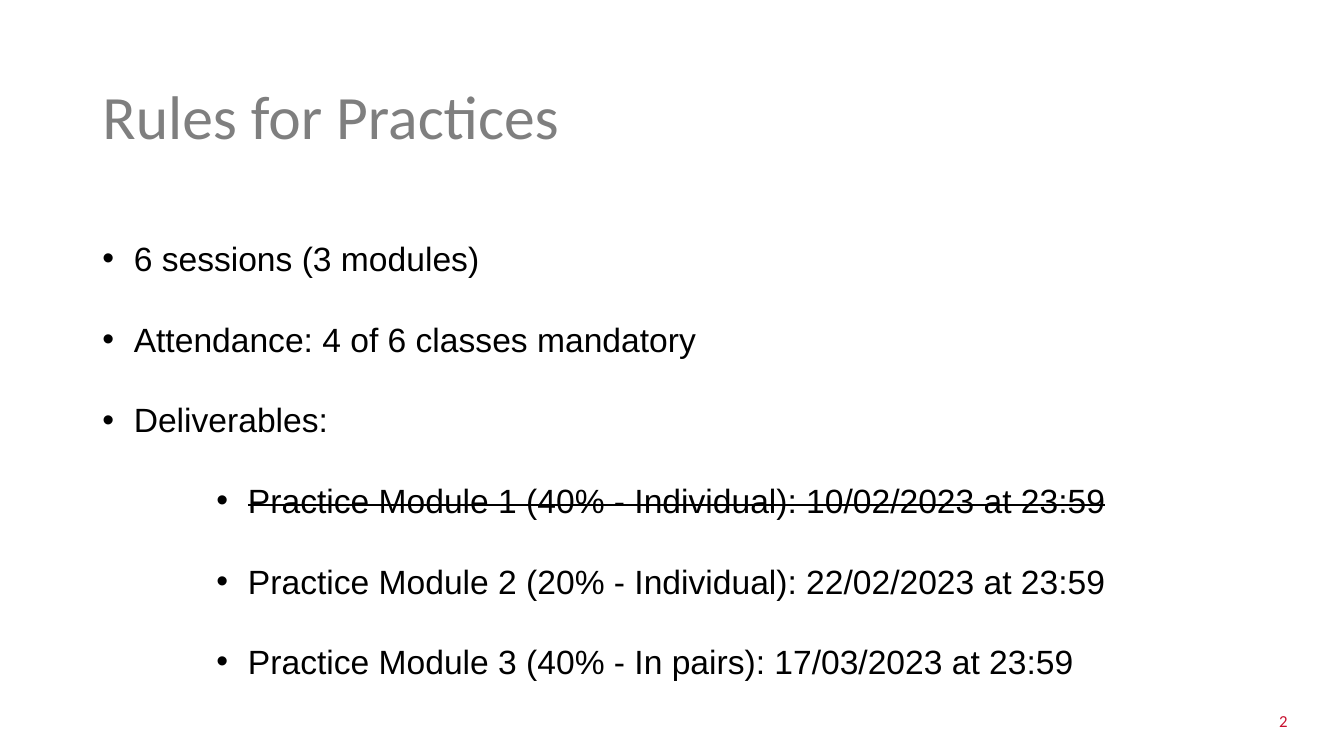
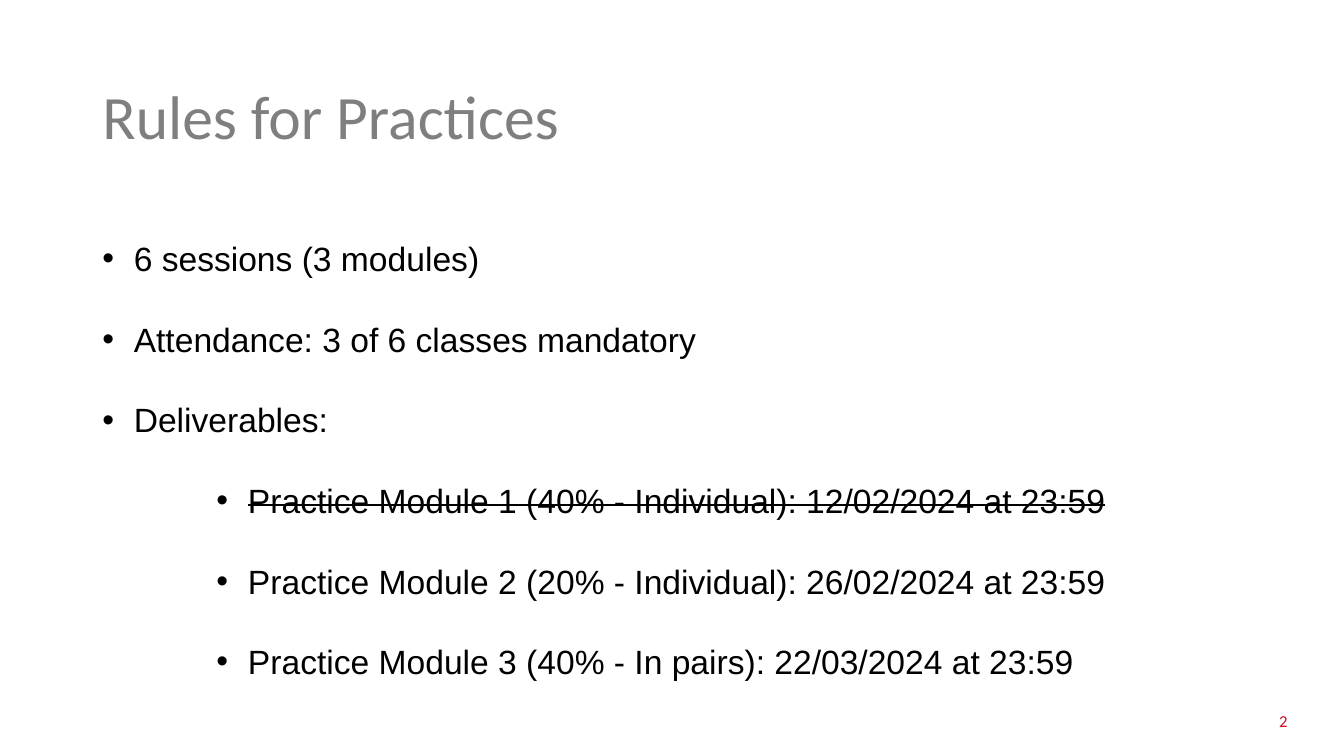
Before and after one commit to manuchis/UPF-FATE-2023, a slide deck: slide 2 of P2-fairness.pptx. Drawn at 1344x756 pixels with LibreOffice and Linux fonts; fonts in the diff are those of the drawing; background and template pictures are left out. Boxes give left, top, right and bottom in pixels: in the first picture for what was removed or moved away, otherwise in the second. Text is boxed around its words. In the diff, an @@ line names an element or a change of style, - is before the commit and + after.

```diff
--- a/P2-fairness.pptx
+++ b/P2-fairness.pptx
@@ text at [134,327,696,359]: text changed @@
-• Attendance: 4 of 6 classes mandatory
+• Attendance: 3 of 6 classes mandatory
@@ text at [248,488,1105,681]: text changed @@
-        • Practice Module 1 (40% - Individual): 10/02/2023 at 23:59
-        • Practice Module 2 (20% - Individual): 22/02/2023 at 23:59
-        • Practice Module 3 (40% - In pairs): 17/03/2023 at 23:59
+        • Practice Module 1 (40% - Individual): 12/02/2024 at 23:59
+        • Practice Module 2 (20% - Individual): 26/02/2024 at 23:59
+        • Practice Module 3 (40% - In pairs): 22/03/2024 at 23:59
```
Also in this commit, not shown: 3 other files.
